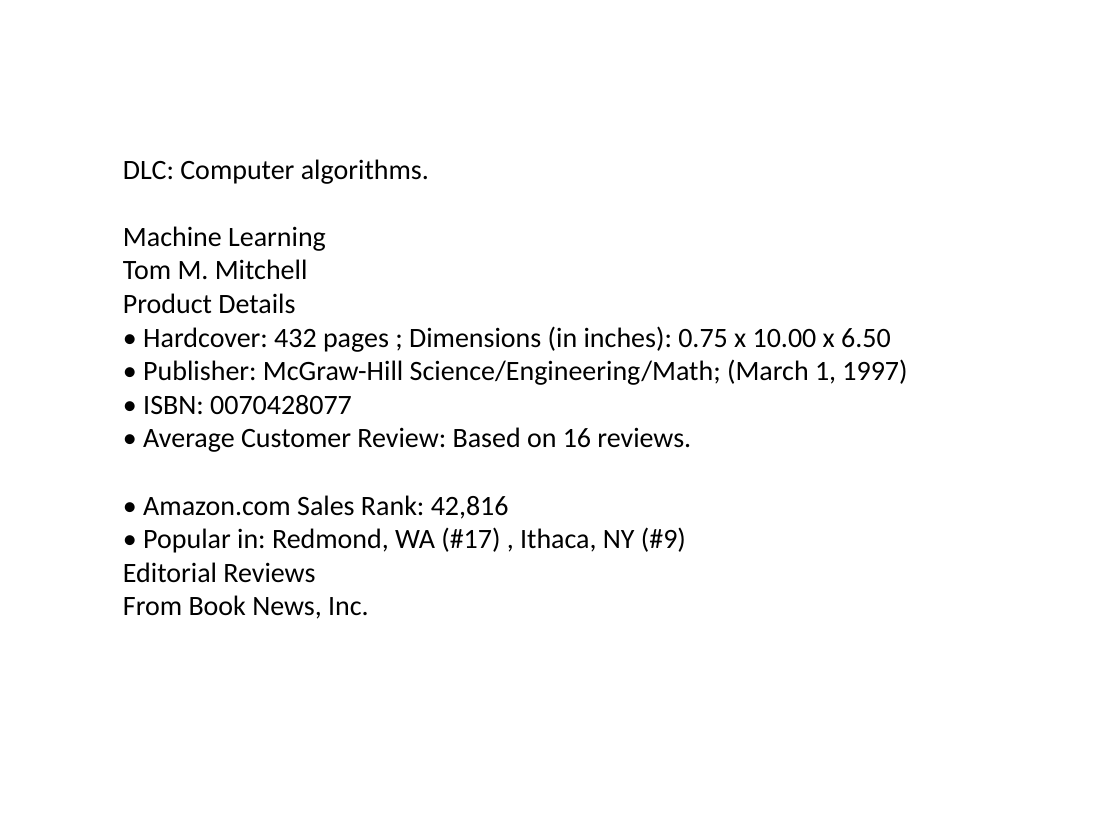
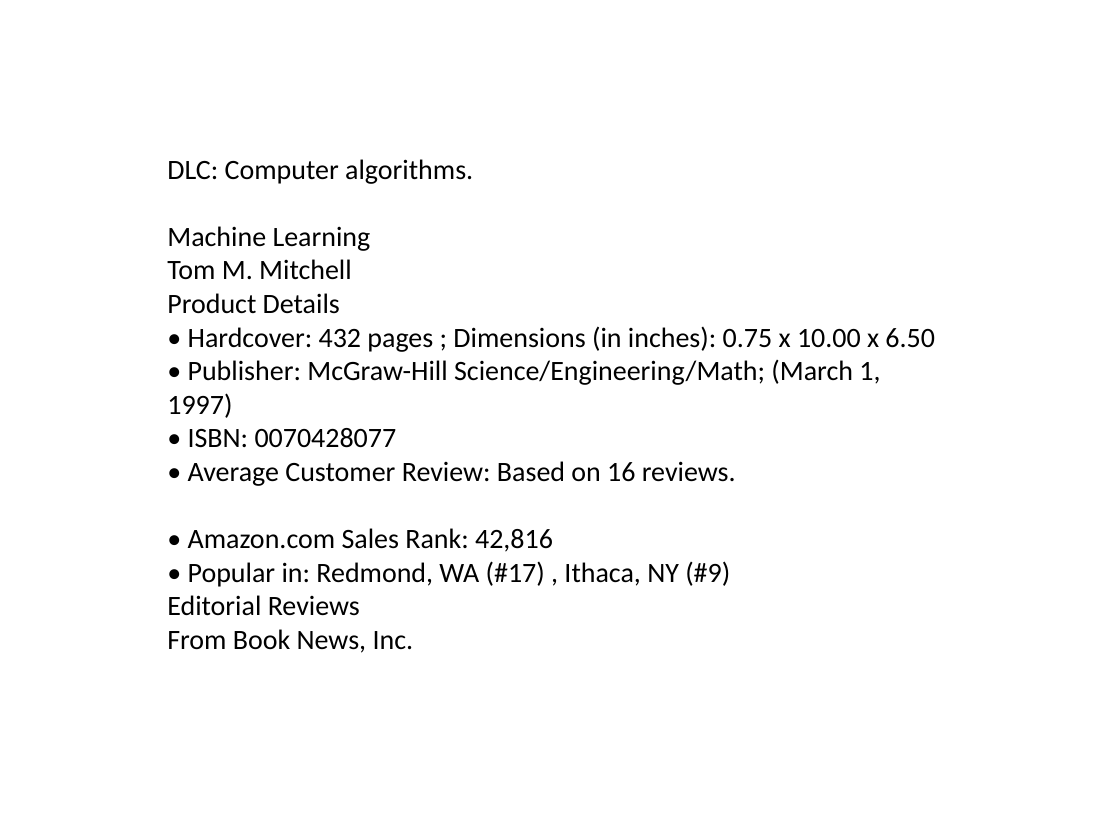
Before and after one commit to sai8151/EduFusion, a slide deck: slide 1 of output.pptx. Drawn at 1120x840 pixels with LibreOffice and Linux fonts; fonts in the diff are those of the drawing. Boxes give left, top, right and bottom in pixels: in the first picture for what was removed or moved away, otherwise in the second. Text is boxed around its words. In the diff, an @@ line names an element or a change of style, - is before the commit and + after.

```diff
--- a/output.pptx
+++ b/output.pptx
@@ text "DLC: Computer algorithms." rewrapped from <box>123,159,907,619</box> to <box>167,159,935,616</box> @@
```
Also in this commit, not shown: 62 other slides changed.
